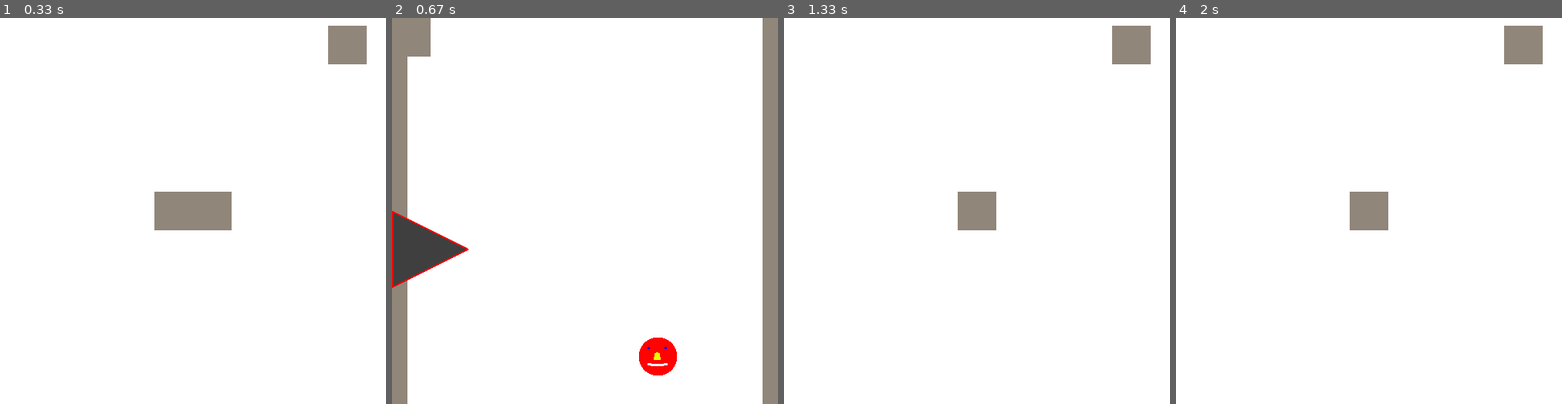
Above: before the commit, frames 1-4 (left to right).
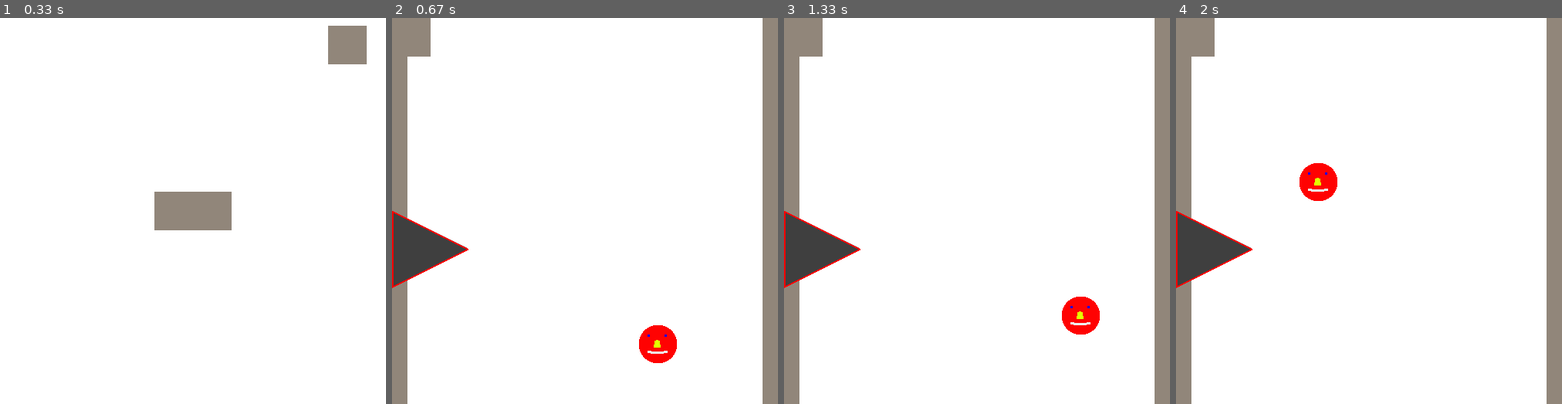
Above: after the commit, the same moments.

Repository: Wissi00/Projet-CMI
Game: pygame game, started from Main.py
The game is run twice, just before and just after one commit, with the same random seed, the same clock (stepped at 60 frames per second) and the same inputs.
Inputs (mouse positions are in pixels of both pictures, inside the frame that each line leads up to):
- Up to frame 1 (0.33 s): no input
- Up to frame 2 (0.67 s): click (585, 211) at 0.38 s
- Up to frame 3 (1.33 s): tap Space at 0.67, 1.07 s
- Up to frame 4 (2 s): tap Space at 1.37, 1.57, 1.9 s

Frame 1 is identical in both runs. In frame 2, 0.7% of the frame differs, in the area x 64-74%, y 79-93%; in frame 3, 13%, in the area x 0-100%, y 0-100%; in frame 4, 13%.

Commit message:
qq modifications de details apres le merge

Diff:
--- a/Game.py
+++ b/Game.py
@@ -27,9 +27,8 @@
         for pique in piques:
             for point in Player1.rectpoints:
                 if inTriangle(pique.A,pique.B,pique.C, point)==True:
-                    print("in triangle")
                     MenuLost()
-        if pygame.key.get_pressed()[pygame.K_SPACE]:
+        if isJumping:
             if jumpdispo:
                 isJumping = True
                 jumpdispo = False
--- a/classes.py
+++ b/classes.py
@@ -29,7 +29,7 @@
         self.dir = 1
         self.vitesseHorizontale = 5
         self.vitesseVerticale = 0
-        self.gravite = 5
+        self.gravite = 3
         self.mur1 = mur1
         self.mur2 = mur2
 
@@ -52,7 +52,7 @@
 
     def mouvY(self, jump):
         if jump == False:
-            self.vitesseVerticale= approach(self.vitesseVerticale,8,0.5)
+            self.vitesseVerticale= approach(self.vitesseVerticale,8,0.4)
         else:
             self.vitesseVerticale= -7
         self.y += self.vitesseVerticale
